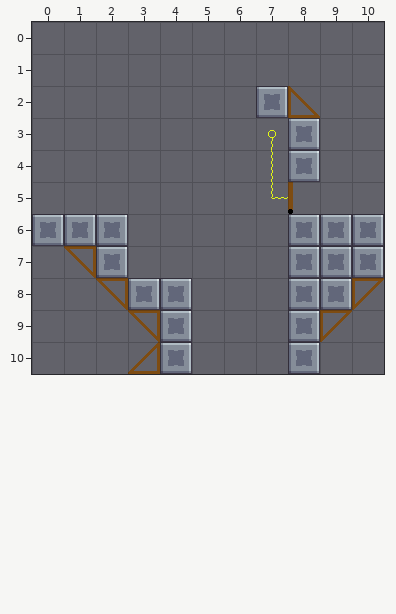
Two states of a Tiled map (JSON), Assets/Level_Editor/TileMap/Room_40.tmj. The first picture shows the starting point.
Cells are 32x32 px. Shown: x 0..10, y 0..10.
The result:
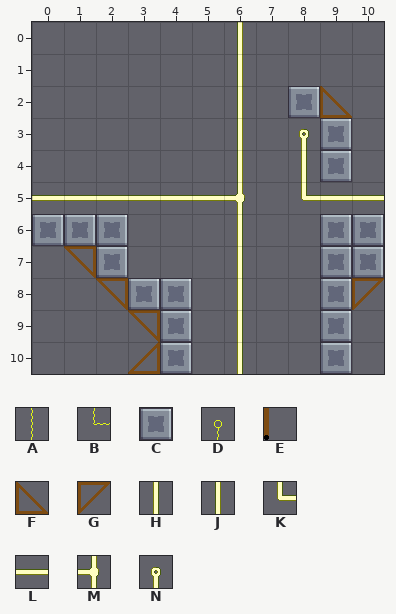
Key: from "tileSet": A 15, B 25, C 33, D 37, E 82, F 107, G 117, H 220, J 222, K 230, L 231, M 241, N 282.
_ is an empty cell, . an unchanged one.
Tiles of an added or newly shown layer are drawn over the layers below it.
Changes in this commit:
--- layer "Overlap" (removed)
@@ x 7..8 @@
- 3 D.
- 4 A.
- 5 BE
+ 3 _.
+ 4 _.
+ 5 __
--- layer "Blocks"
@@ x 7..9 @@
- 2 CF_
- 3 .C_
- 4 .C_
+ 2 _CF
+ 3 ._C
+ 4 ._C
@@ x 8..9 @@
- 6 C.
- 7 C.
- 8 C.
- 9 CG
-10 C_
+ 6 _.
+ 7 _.
+ 8 _.
+ 9 _C
+10 _C
--- layer "line" (added)
@@ x 0..10 @@
- 0 ......_....
- 1 ......_....
- 2 ......_....
- 3 ......_._..
- 4 ......_._..
- 5 _______.___
- 6 ......_....
- 7 ......_....
- 8 ......_....
- 9 ......_....
-10 ......_....
+ 0 ......J....
+ 1 ......J....
+ 2 ......J....
+ 3 ......J.N..
+ 4 ......J.H..
+ 5 LLLLLLM.KLL
+ 6 ......H....
+ 7 ......H....
+ 8 ......H....
+ 9 ......H....
+10 ......H....
